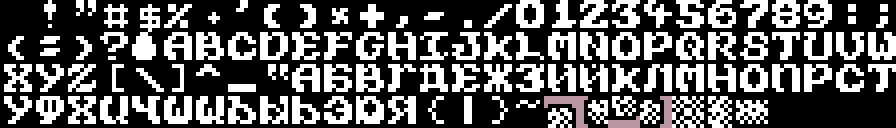
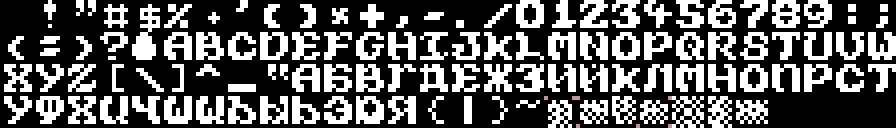
Before/after of a 896 × 128 layered artwork. What changed in the layer stack:
painted on "font.bmp" over <box>456,20,672,128</box>
